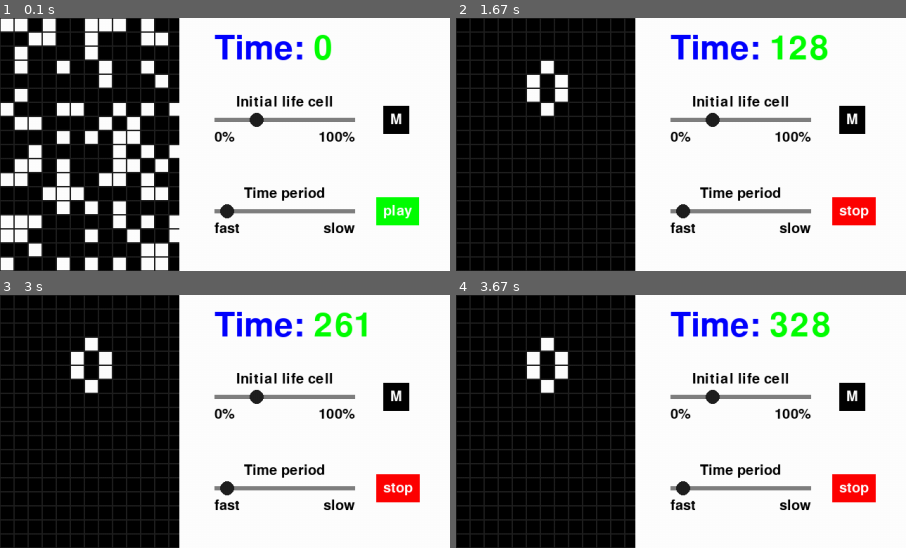
Above: before the commit, frames 1-4 (two rows, left to right).
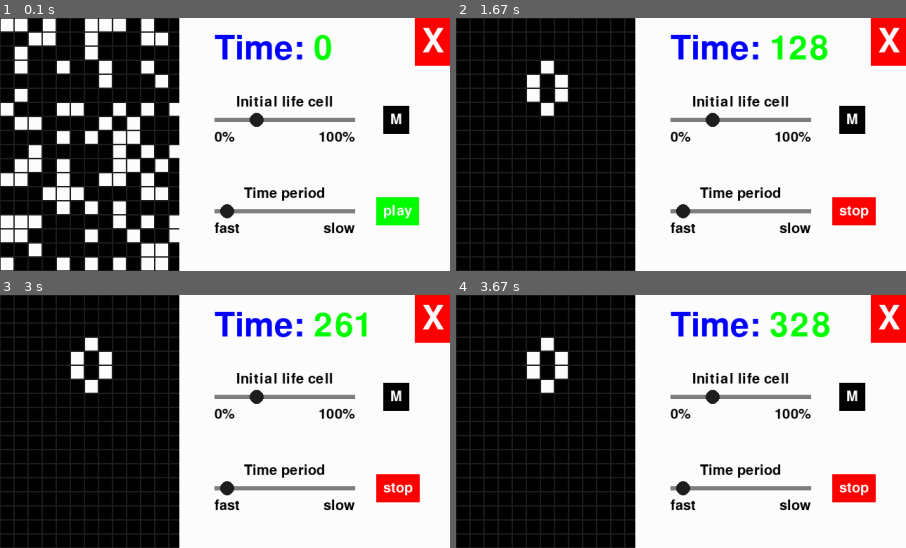
Above: after the commit, the same moments.

Repository: Thanapat-Mah/python-game
Game: pygame game, started from Game of Life/main.py
Two runs of this game, one before a commit and one after it. Both use one fixed random seed, a clock stepped at 60 frames per second and the inputs below.
Inputs (mouse positions are % of the whole screen's width and height, from its top left):
- Up to frame 1 (0.1 s): no input
- Up to frame 2 (1.67 s): click (94, 38) at 0.38 s; click (19, 73) at 1.22 s; click (62, 59) at 1.55 s
- Up to frame 3 (3 s): click (14, 47) at 1.88 s; click (50, 62) at 2.22 s; click (76, 66) at 2.55 s; click (76, 41) at 2.88 s
- Up to frame 4 (3.67 s): click (81, 48) at 3.22 s; click (71, 32) at 3.55 s
The pictures show only the part of the screen within x 50-100%, y 0-50%; the shares and areas given below are measured in that part.

The runs differ from the first frame. In frame 1, 1.3% of the frame differs, in the area x 92-100%, y 0-19%; in frame 2, 1.3%; in frame 3, 1.3%; in frame 4, 1.3%.

Commit message:
Add in-game quit button for close game on full-screen mode

Diff:
--- a/Game of Life/controlPanel.py
+++ b/Game of Life/controlPanel.py
@@ -20,6 +20,7 @@
 								bar_color=Color.gray, point_color=Color.dark_gray, min_label='fast', max_label='slow', value=game.period, min_value=1, max_value=100)
 		self.init_life_bar = SlideBar(x=self.x+50, y=110, name='Initial life cell', font=Font.comic_small, text_color=Color.black, bar_lenght=200,
 								bar_color=Color.gray, point_color=Color.dark_gray, min_label='0%', max_label='100%', value=game.init_life, min_value=0, max_value=100)
+		self.quit_bt = Button(x=screen.width-50, y=0, text='X', font=Font.comic_normal, text_color=Color.white, background_color=Color.red)
 
 	def reset_time(self):
 		self.time = 0
@@ -44,6 +45,7 @@
 		self.cellsize_bt.draw_button(self.display)
 		self.speed_bar.draw_bar(display=self.display)
 		self.init_life_bar.draw_bar(display=self.display)
+		self.quit_bt.draw_button(self.display)
 
 	def check_event(self, event, game):
 		bt = None
@@ -93,4 +95,7 @@
 			bt = 'init_life'
 			status = new_init_life
 
+		elif self.quit_bt.click(event):
+			bt = 'quit'
+
 		return(bt, status)
--- a/Game of Life/main.py
+++ b/Game of Life/main.py
@@ -16,7 +16,9 @@
 
 			# check for user trigger event
 			bt, status = controlPanel.check_event(event, game)
-			if bt == 'cellsize':
+			if bt == 'quit':
+				run = False
+			elif bt == 'cellsize':
 				game.cell_size = status
 				cellPanel = CellPanel(screen=screen, game=game)
 				controlPanel.reset_time()
